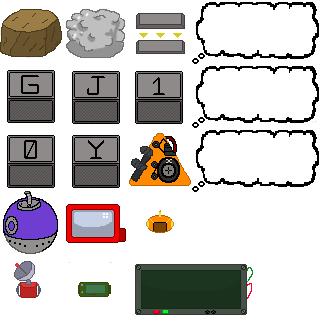
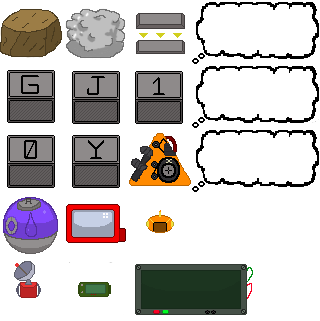
Layer changes from the first 320x321 image to the second:
painted on "Pip Boi" over bbox(3, 136, 177, 254)
painted on "Tanque" over bbox(24, 191, 32, 201)
